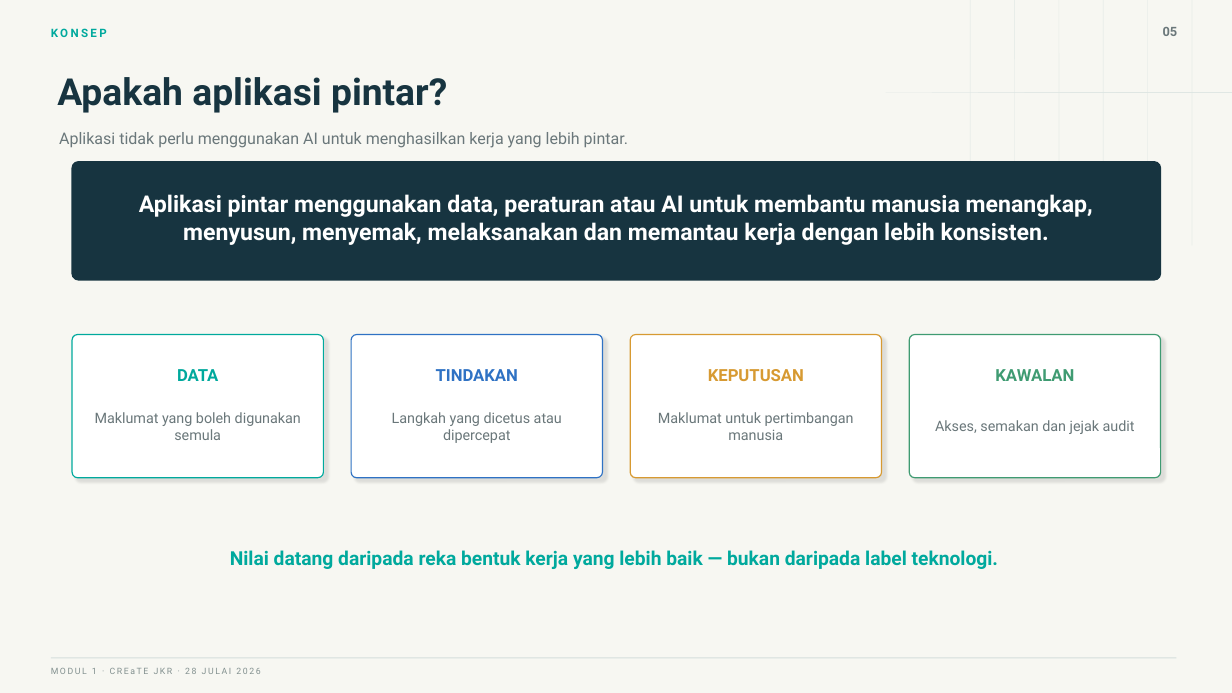
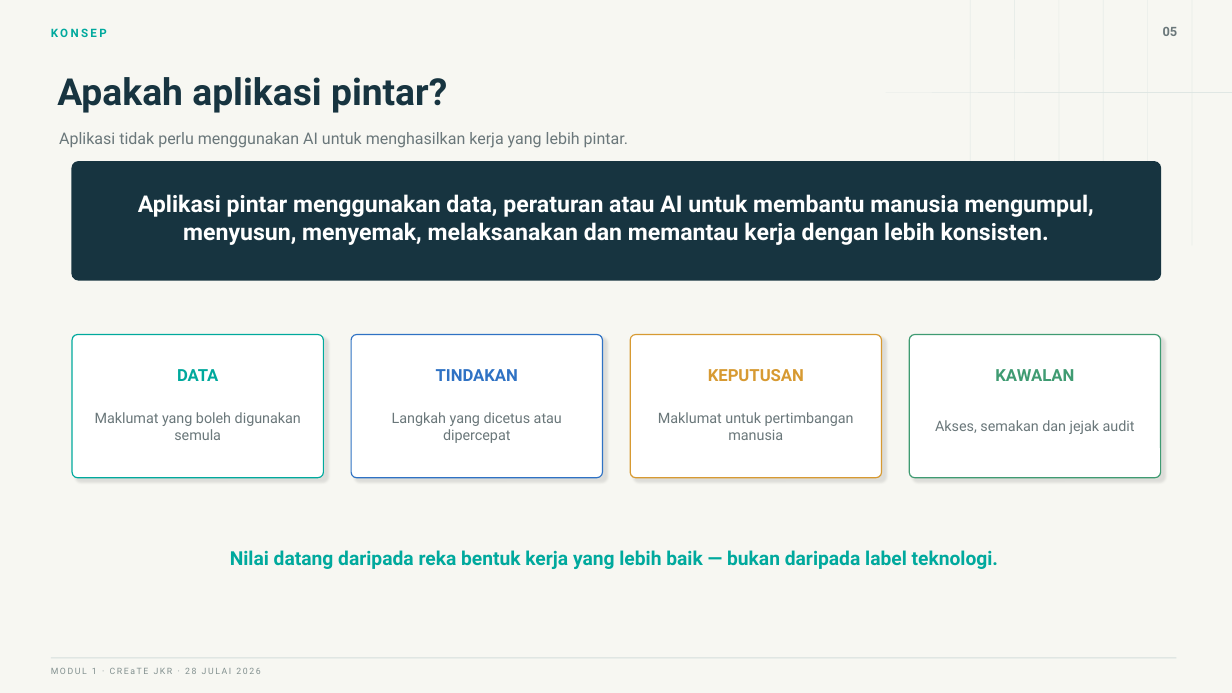
Before and after one commit to drMurtadha/jkr-create-mpe-training, a slide deck: slide 5 of Modul 1/slaid/Slaid-Modul-1-MPE.pptx. Drawn at 1232x693 pixels with LibreOffice and Linux fonts; fonts in the diff are those of the drawing. Boxes give left, top, right and bottom in pixels: in the first picture for what was removed or moved away, otherwise in the second. Text is boxed around its words. In the diff, an @@ line names an element or a change of style, - is before the commit and + after.

```diff
--- a/Modul 1/slaid/Slaid-Modul-1-MPE.pptx
+++ b/Modul 1/slaid/Slaid-Modul-1-MPE.pptx
@@ text at [138,194,1094,245]: text changed @@
-Aplikasi pintar menggunakan data, peraturan atau AI untuk membantu manusia menangkap, menyusun, menyemak, melaksanakan dan memantau kerja dengan lebih konsisten.
+Aplikasi pintar menggunakan data, peraturan atau AI untuk membantu manusia mengumpul, menyusun, menyemak, melaksanakan dan memantau kerja dengan lebih konsisten.
```
Also in this commit, not shown: 7 other slides changed, 52 other files.
